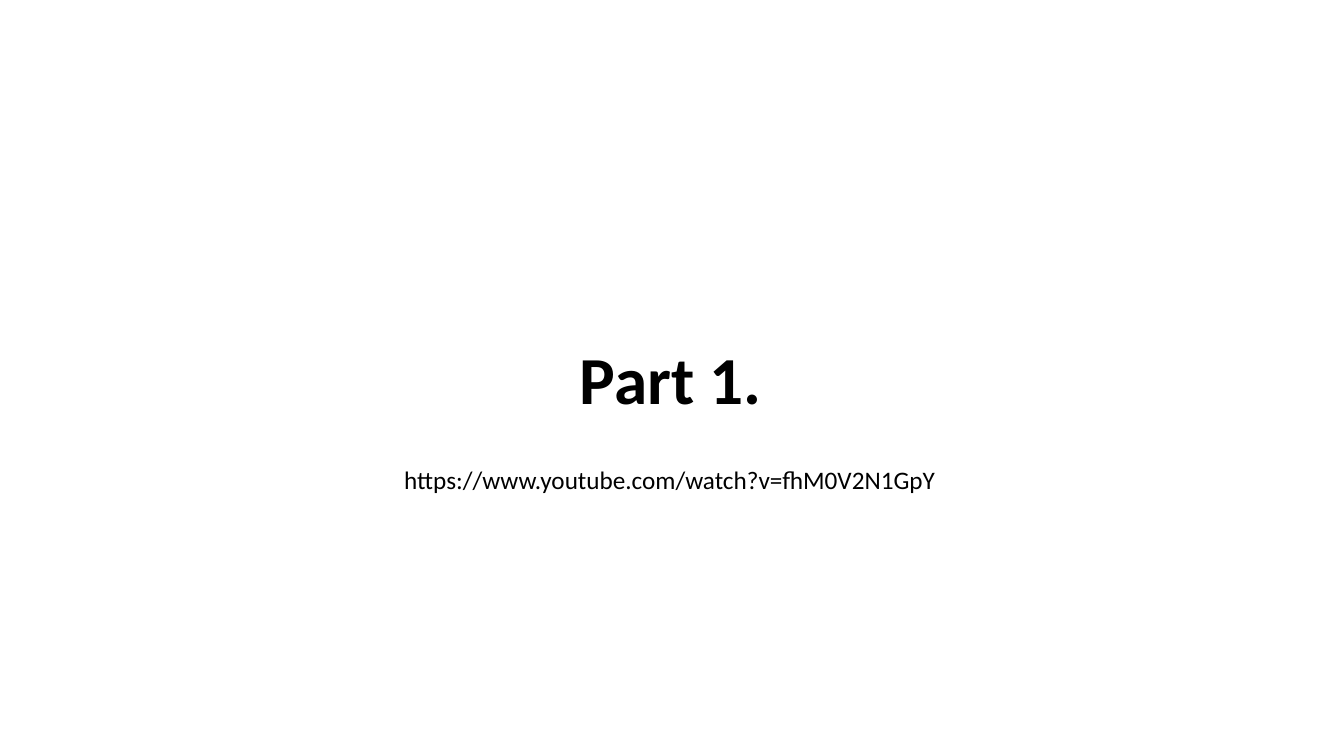
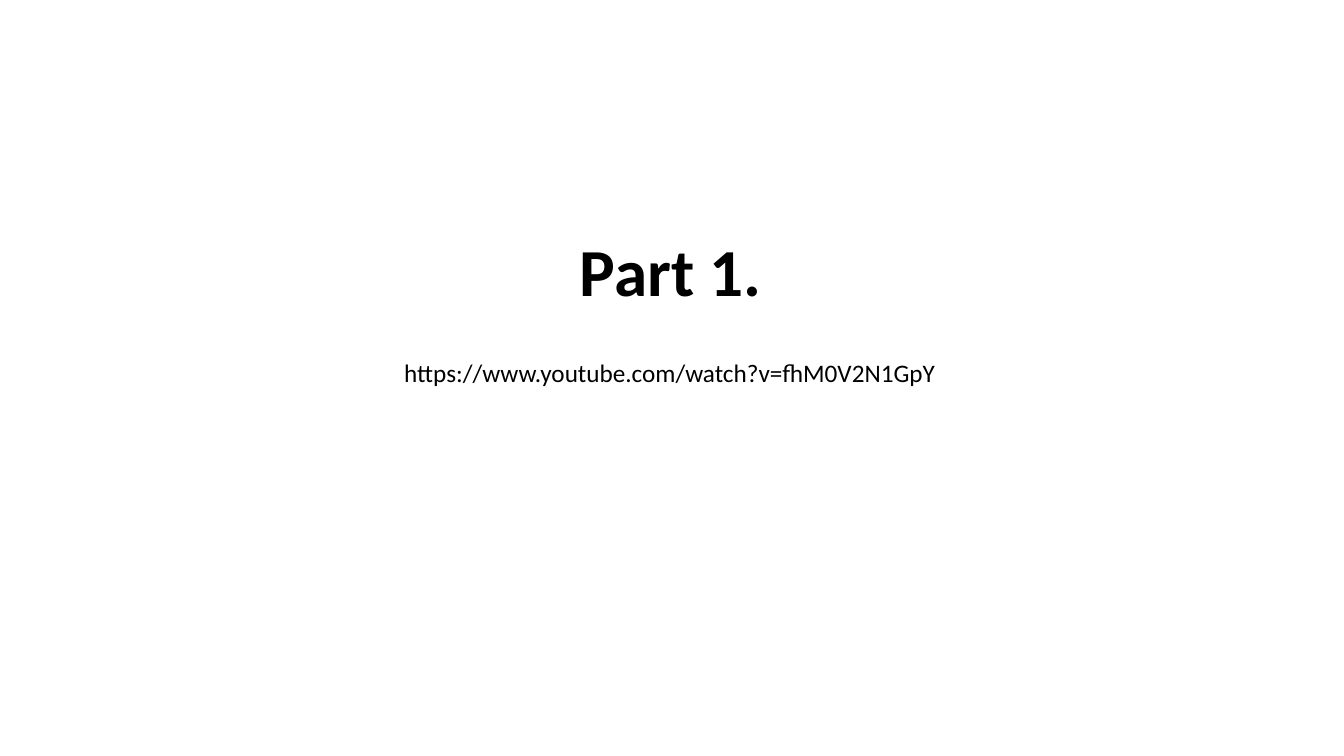
Before and after one commit to hhko/lectures, a slide deck: slide 1 of CleanArchitecture_and_DDD/README.pptx. Drawn at 1344x756 pixels with LibreOffice and Linux fonts; fonts in the diff are those of the drawing. Boxes give left, top, right and bottom in pixels: in the first picture for what was removed or moved away, otherwise in the second. Text is boxed around its words. In the diff, an @@ line names an element or a change of style, - is before the commit and + after.

Commit message:
Part 2 예제 추가

```diff
--- a/CleanArchitecture_and_DDD/README.pptx
+++ b/CleanArchitecture_and_DDD/README.pptx
@@ text "Part 1.": place and size @@
-text "Part 1." at (580,360,762,405)
+text "Part 1." at (580,252,762,297)
@@ text "https://www.youtube.com/watch?v=fhM0V2N1GpY": place and size @@
-text "https://www.youtube.com/watch?v=fhM0V2N1GpY" at (404,471,935,493)
+text "https://www.youtube.com/watch?v=fhM0V2N1GpY" at (404,364,935,386)
```
Also in this commit, not shown: 3 slides added, 33 other files.
